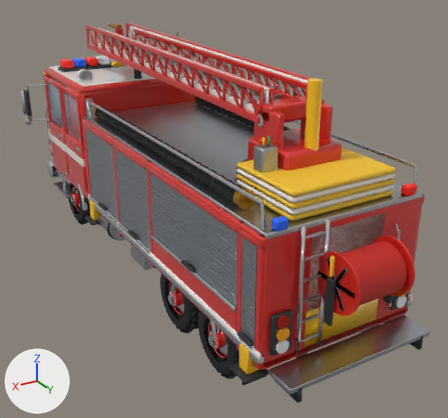
Two versions of the Blender file blender/fire_truck.blend, one commit apart.
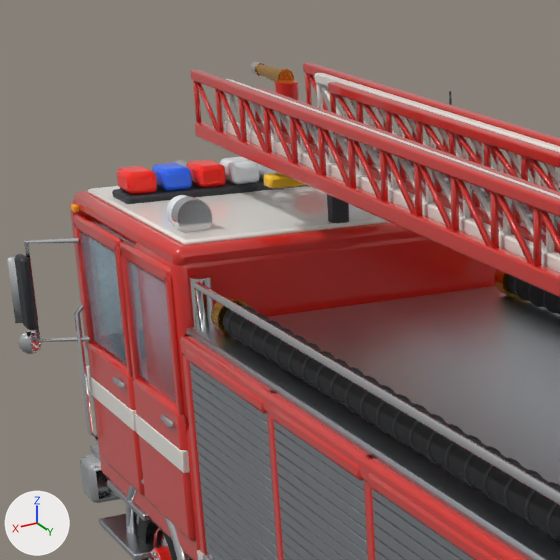
The first picture shows the older version from a 50 mm lens placed at (4.76, 9.17, 5.52), pointed at (-0.36, 0.63, 1.25). The close-ups show the older and then the newer version on the part from 4% to 48% of the width and 0% to 47% of the height of that picture. Only the edits that show in the close-ups are written down. The axes (+X, +Y, +Z) are drawn at lower left. The lights are the same throughout.

Names of what the first close-up shows: 'BodyTopDeck', 'CabRoof', 'CabRoofWhite', 'CabUpperRear', 'DoorGlass_RL', 'DoorPanel_FL', 'DoorPanel_RL', 'LadBase_RailBot_1', 'LadBase_RailTop_1', 'RoofRail_1', 'Suction_1', 'TopRail_L' and 225 more.
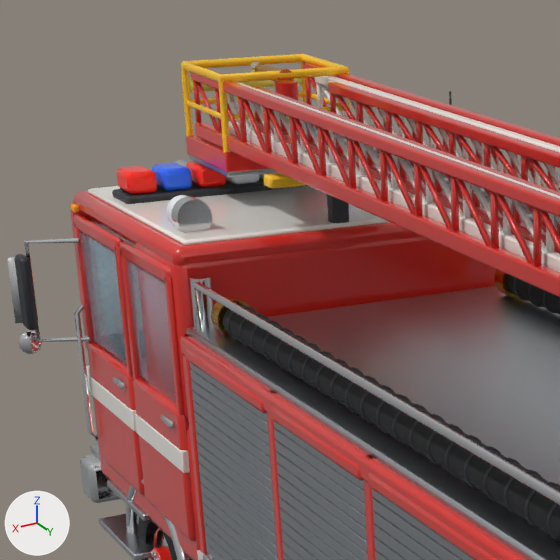
Pixel boxes [x1, y1, x2, y2] of what changed, in the close-ups (560 x 560 px):
'BasketRailTop', added: after [181, 54, 349, 83]
'BasketKick', added (red): after [186, 134, 269, 173]
'BasketRailMid', added: after [187, 91, 343, 120]
'BasketPost_0.46_0.38', added: after [218, 79, 231, 153]
'BasketPost_0.46_-0.38', added: after [181, 66, 193, 136]
'BasketFloor', added: after [189, 155, 278, 177]
'BasketStripe', added: after [189, 78, 302, 92]
'BasketPost_-0.46_-0.38', added (mostly hidden): after [301, 62, 306, 103]

Edits to the bpy script that builds the scene:
```text
Add ob_basketstripe:
    ob_basketstripe = bpy.data.objects.new('BasketStripe', me_basketstripe)  # a box spanning x -0.47..0.47, y -0.01..0.01, z -0.05..0.05; in mat_reflective (yellow #e8f06a)
    ob_basketstripe.parent = ob_ladder_basket
    ob_basketstripe.location = (0.0, -0.39, 0.5)
Add ob_ladder_basket:
    ob_ladder_basket = bpy.data.objects.new('Ladder_Basket', None)
    ob_ladder_basket.parent = ob_ladder_tip
    ob_ladder_basket.location = (0.0, -0.55, -0.32)
Add ob_basketrailmid:
    ob_basketrailmid = bpy.data.objects.new('BasketRailMid', me_basketrailmid)  # 60 vertices, 50 faces; spans x -0.48..0.473, y -0.4..0.395, z 0.36..0.4; in mat_yellow (yellow #ffc61a)
    ob_basketrailmid.parent = ob_ladder_basket
    ob_basketrailmid.location = (0.0, 0.0, 0.0)
Add ob_basketrailtop:
    ob_basketrailtop = bpy.data.objects.new('BasketRailTop', me_basketrailtop)  # 60 vertices, 50 faces; spans x -0.49..0.479, y -0.41..0.403, z 0.61..0.67; in mat_yellow (yellow #ffc61a)
    ob_basketrailtop.parent = ob_ladder_basket
    ob_basketrailtop.location = (0.0, 0.0, 0.0)
Add ob_basketpost_0_46_0_38:
    ob_basketpost_0_46_0_38 = bpy.data.objects.new('BasketPost_0.46_0.38', me_basketpost_0_46_0_38)  # a 10-sided cylinder along z spanning x -0.024..0.024, y -0.025..0.025, z -0.31..0.31; in mat_yellow (yellow #ffc61a)
    ob_basketpost_0_46_0_38.parent = ob_ladder_basket
    ob_basketpost_0_46_0_38.location = (0.46, 0.38, 0.33)
Add ob_basketpost_0_46__0_38:
    ob_basketpost_0_46__0_38 = bpy.data.objects.new('BasketPost_0.46_-0.38', me_basketpost_0_46_0_38.copy())
    ob_basketpost_0_46__0_38.parent = ob_ladder_basket
    ob_basketpost_0_46__0_38.location = (0.46, -0.38, 0.33)
Add ob_basketpost__0_46__0_38:
    ob_basketpost__0_46__0_38 = bpy.data.objects.new('BasketPost_-0.46_-0.38', me_basketpost_0_46_0_38.copy())
    ob_basketpost__0_46__0_38.parent = ob_ladder_basket
    ob_basketpost__0_46__0_38.location = (-0.46, -0.38, 0.33)
Add ob_basketkick:
    ob_basketkick = bpy.data.objects.new('BasketKick', me_basketkick)  # a box spanning x -0.485..0.485, y -0.41..0.41, z -0.07..0.07; in mat_paint_red (red #d9261c); modifiers BEVEL
    ob_basketkick.parent = ob_ladder_basket
    ob_basketkick.location = (0.0, 0.0, 0.08)
Add ob_basketfloor:
    ob_basketfloor = bpy.data.objects.new('BasketFloor', me_basketfloor)  # a box spanning x -0.475..0.475, y -0.4..0.4, z -0.025..0.025; in mat_diamondplate (light grey #c5c9ce); modifiers BEVEL
    ob_basketfloor.parent = ob_ladder_basket
    ob_basketfloor.location = (0.0, 0.0, 0.0)
```
